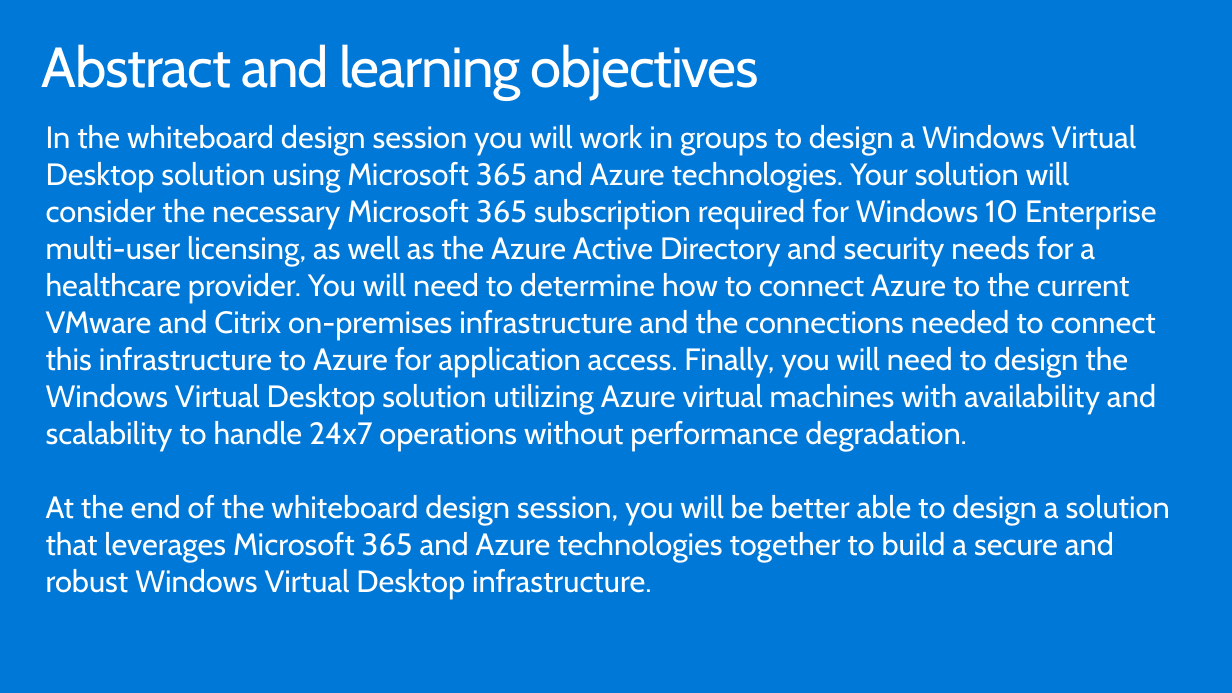
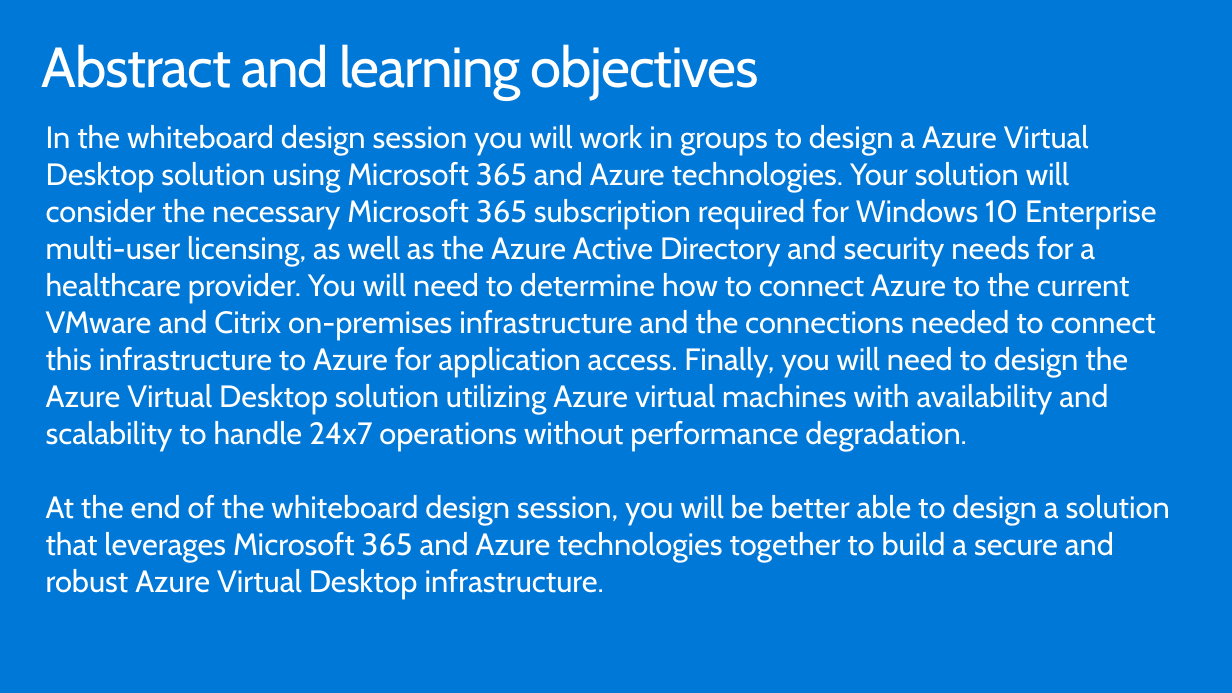
Before and after one commit to tobiasrademacher/MCW-Implementing-Azure-Virtual-Desktop-in-the-enterprise, a slide deck: slide 2 of Whiteboard design session/WDS trainer presentation - Implementing Windows Virtual Desktop in the enterprise.pptx. Drawn at 1232x693 pixels with LibreOffice and Linux fonts; fonts in the diff are those of the drawing. Boxes give left, top, right and bottom in pixels: in the first picture for what was removed or moved away, otherwise in the second. Text is boxed around its words. In the diff, an @@ line names an element or a change of style, - is before the commit and + after.

```diff
--- a/Whiteboard design session/WDS trainer presentation - Implementing Windows Virtual Desktop in the enterprise.pptx
+++ b/Whiteboard design session/WDS trainer presentation - Implementing Windows Virtual Desktop in the enterprise.pptx
@@ text at (46, 125, 1170, 599): text changed @@
-In the whiteboard design session you will work in groups to design a Windows Virtual Desktop solution using Microsoft 365 and Azure technologies. Your solution will consider the necessary Microsoft 365 subscription required for Windows 10 Enterprise multi-user licensing, as well as the Azure Active Directory and security needs for a healthcare provider. You will need to determine how to connect Azure to the current VMware and Citrix on-premises infrastructure and the connections needed to connect this infrastructure to Azure for application access. Finally, you will need to design the Windows Virtual Desktop solution utilizing Azure virtual machines with availability and scalability to handle 24x7 operations without performance degradation.
-At the end of the whiteboard design session, you will be better able to design a solution that leverages Microsoft 365 and Azure technologies together to build a secure and robust Windows Virtual Desktop infrastructure.
+In the whiteboard design session you will work in groups to design a Azure Virtual Desktop solution using Microsoft 365 and Azure technologies. Your solution will consider the necessary Microsoft 365 subscription required for Windows 10 Enterprise multi-user licensing, as well as the Azure Active Directory and security needs for a healthcare provider. You will need to determine how to connect Azure to the current VMware and Citrix on-premises infrastructure and the connections needed to connect this infrastructure to Azure for application access. Finally, you will need to design the Azure Virtual Desktop solution utilizing Azure virtual machines with availability and scalability to handle 24x7 operations without performance degradation.
+At the end of the whiteboard design session, you will be better able to design a solution that leverages Microsoft 365 and Azure technologies together to build a secure and robust Azure Virtual Desktop infrastructure.
```
Also in this commit, not shown: 7 other slides changed, 5 other files.
